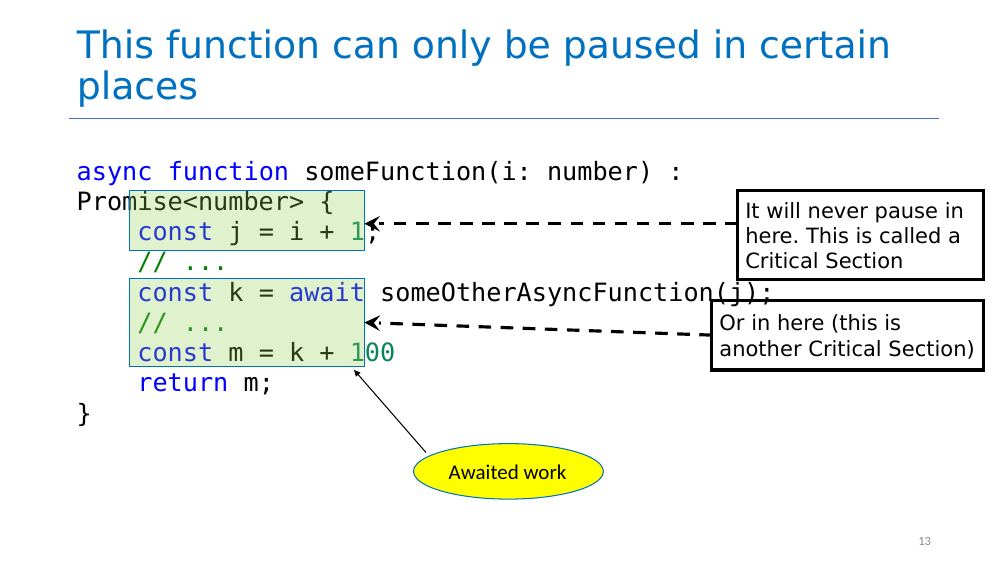
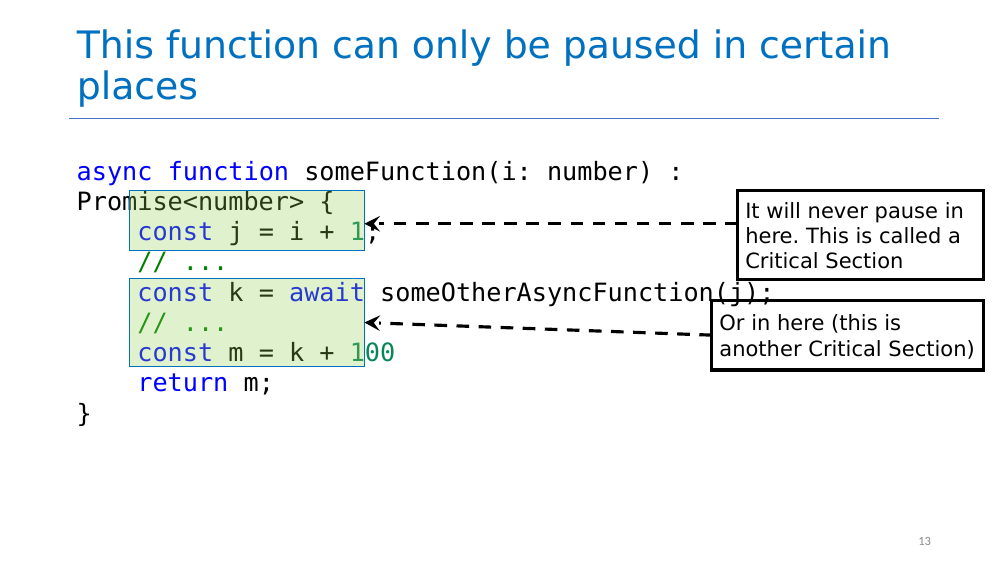
Before and after one commit to neu-se/CS4530-Fall-2026, a slide deck: slide 13 of Slides/Module 08 Concurrency.pptx. Drawn at 1008x567 pixels with LibreOffice and Linux fonts; fonts in the diff are those of the drawing. Boxes give left, top, right and bottom in pixels: in the first picture for what was removed or moved away, otherwise in the second. Text is boxed around its words. In the diff, an @@ line names an element or a change of style, - is before the commit and + after.

```diff
--- a/Slides/Module 08 Concurrency.pptx
+++ b/Slides/Module 08 Concurrency.pptx
@@ arrow removed from (426, 453) to (354, 370) @@
@@ ellipse removed at (414,444,603,499) @@
-Awaited work
```
Also in this commit, not shown: 4 other slides changed, 1 slide added, 2 slides removed, 1 other file.
